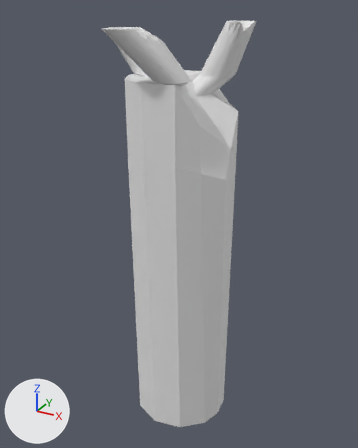
One commit to the FBX model BlendFilesForUnity/FBX/Broken Wire.fbx: the scene before it, then after it.
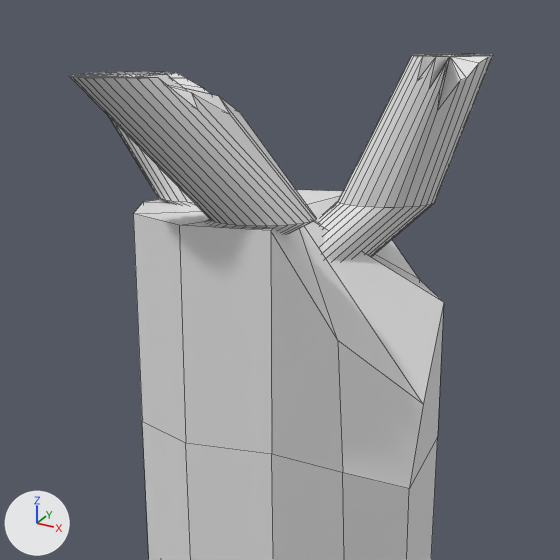
Old and new are each drawn whole from a 50 mm camera at (0.2119, -0.3904, 0.2543) aimed at (-0.0022, -0.001, 0.0595) and again close up on the part from 21% to 78% of the width and 0% to 46% of the height. The axes (+X, +Y, +Z) are drawn at lower left. The lights are the same throughout. The close-ups show mesh edges as thin lines. Where no turn or scale is listed for an object, it has been applied to the vertices.
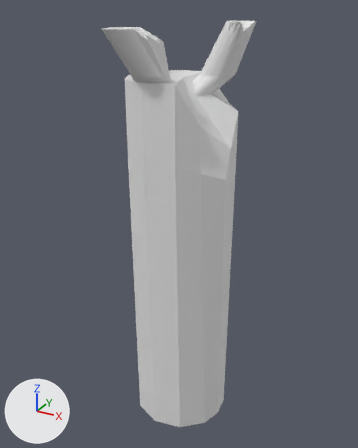
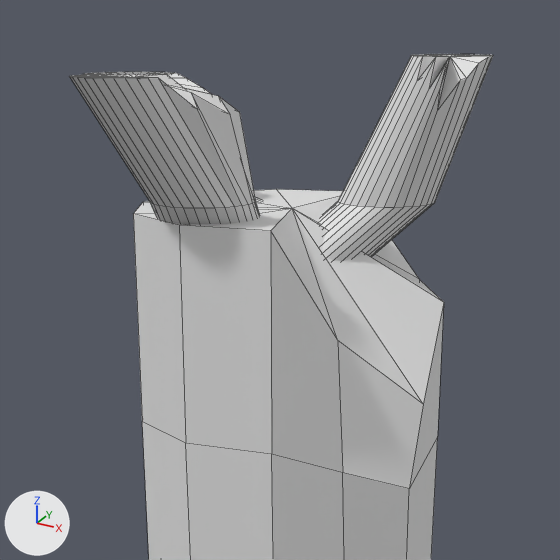
Boxes (x1, y1, x2, y2) around the edits, measured in the close-ups (560 x 560 px; the box of a moved part takes in the faces that stretch with it):
part 1 of me_cylinder_001, moved or reshaped: before (71, 77, 316, 234); after (70, 77, 260, 224)
part 2 of me_cylinder_001, shading changed: (70, 54, 493, 560) in both

The change, as a list of edits to the scene's bpy script:
```text
Change me_cylinder_001:
    where me_cylinder_001.from_pydata(...)  # 327 vertices, 366 faces; spans x -0.078..0.058, y -0.075..0.05, z -0.154..0.243
    used by ob_cylinder_001; location = (0.0, 0.0, 0.0)
    me_cylinder_001 part 1: all 32 vertices in x -0.007..0.024, y -0.047..-0.016, z 0.199 are moved by (-0.018, -0.004, 0.004)
    me_cylinder_001 part 2: edges marked sharp go from 622 to 618
```
